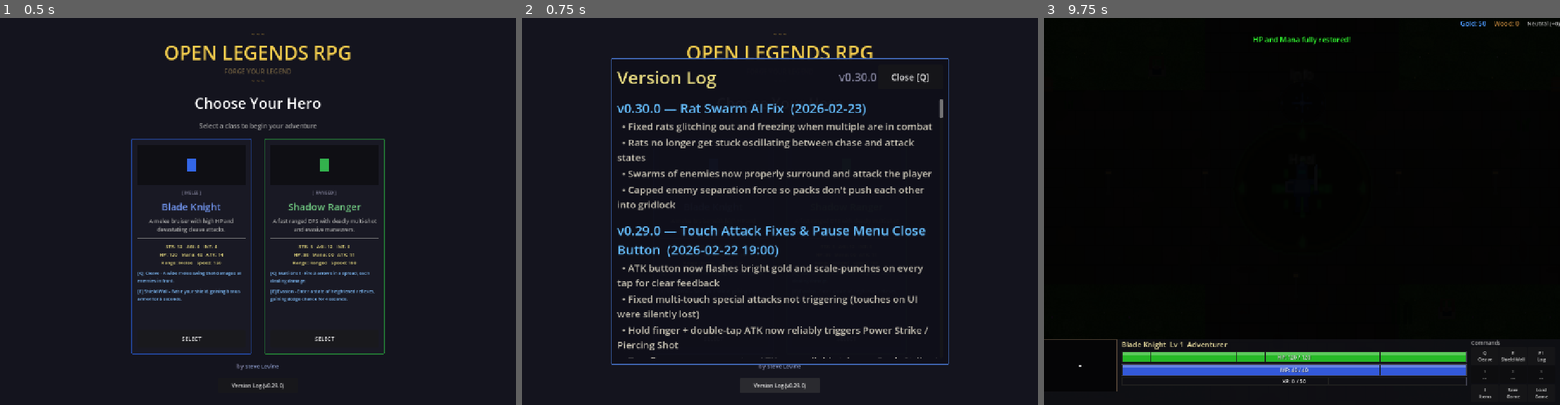
Above: before the commit, frames 1-3 (left to right).
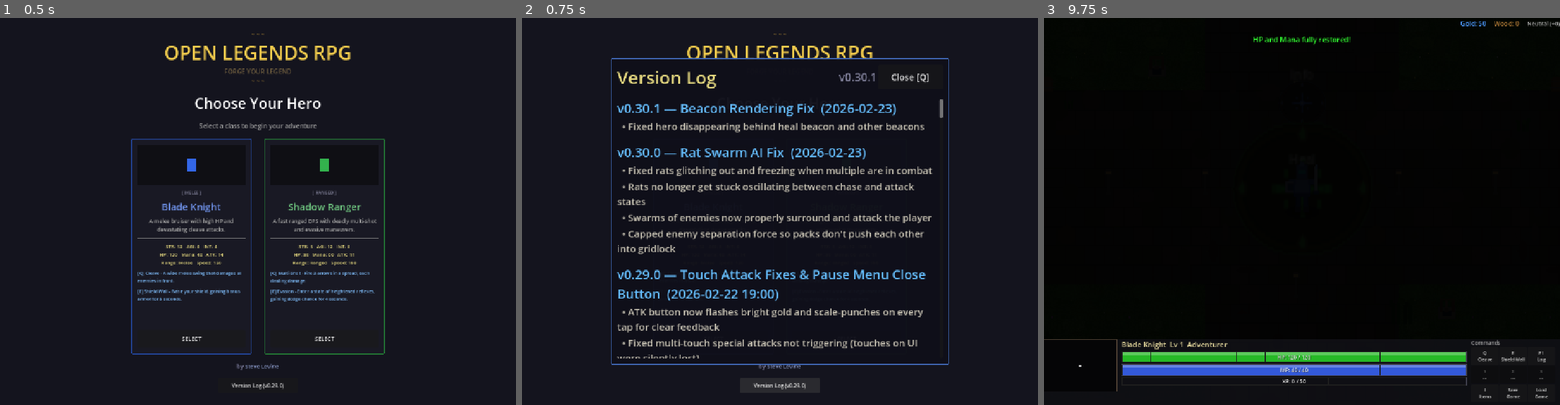
Above: after the commit, the same moments.

Repository: slxny/legends-open-rpg
Game: Godot game, scene res://scenes/main.tscn
Same seed, same stepped clock (60 frames per second), same inputs: the game is played once before the commit and once after it.
Inputs (mouse positions are in pixels of both pictures, inside the frame that each line leads up to):
- Up to frame 1 (0.5 s): no input
- Up to frame 2 (0.75 s): click "Version Log (v0.29.0)" at 0.5 s
- Up to frame 3 (9.75 s): click "SELECT" at 1.25 s; click "SELECT" at 2 s; tap Enter at 2.75, 4.25, 5.75 s; move the mouse to (1415, 192) at 2.77 s; hold D (move_right) 2.78-3.5 s; hold Q (ability_1) 2.78-3.5 s; click (1415, 192) at 2.92 s; tap Space (attack) at 3.5, 6.5 s; drag from (1198, 230) to (1276, 288) at 3.52 s; move the mouse to (1353, 126) at 4.27 s; hold D (move_right) 4.28-5 s; hold Space (attack) 4.28-5 s; drag from (1276, 288) to (1147, 153) at 5.02 s; move the mouse to (1456, 269) at 5.77 s; hold A (move_left) 5.78-6.5 s; tap 1 at 5.85 s; drag from (1147, 153) to (1224, 114) at 6.52 s; move the mouse to (1327, 211) at 7.27 s; hold S (move_down) 7.28-8 s; tap 3 at 7.35 s; click (1327, 211) at 7.42 s; drag from (1224, 114) to (1198, 230) at 8.02 s; move the mouse to (1415, 192) at 8.77 s; hold W (move_up) 8.78-9.5 s; hold Q (ability_1) 8.78-9.5 s; drag from (1198, 230) to (1276, 288) at 9.52 s

Frame 1 is identical in both runs. In frame 2, 11% of the frame differs, in the area x 18-81%, y 14-88%; in frame 3, less than 0.1%.

Commit message:
Fix hero disappearing behind heal beacon
Beacon had no z_index set (default 0), same as the player. With
y_sort enabled, the beacon could render on top when the player
walked over it. Set beacon z_index to -2 so it always draws below
characters.

https://claude.ai/code/session_01RB2AePYndL1D9uWqcKmGGR

Diff:
--- a/scenes/npcs/beacon.tscn
+++ b/scenes/npcs/beacon.tscn
@@ -6,6 +6,7 @@
 radius = 20.0
 
 [node name="Beacon" type="Area2D"]
+z_index = -2
 collision_layer = 0
 collision_mask = 1
 script = ExtResource("1_beacon")
--- a/scenes/ui/changelog_dialog.gd
+++ b/scenes/ui/changelog_dialog.gd
@@ -9,9 +9,17 @@
 var _is_visible: bool = false
 var _is_mobile: bool = false
 
-const GAME_VERSION := "v0.30.0"
+const GAME_VERSION := "v0.30.1"
 
 const CHANGELOG: Array[Dictionary] = [
+	{
+		"version": "v0.30.1",
+		"title": "Beacon Rendering Fix",
+		"date": "2026-02-23",
+		"entries": [
+			"Fixed hero disappearing behind heal beacon and other beacons",
+		]
+	},
 	{
 		"version": "v0.30.0",
 		"title": "Rat Swarm AI Fix",
